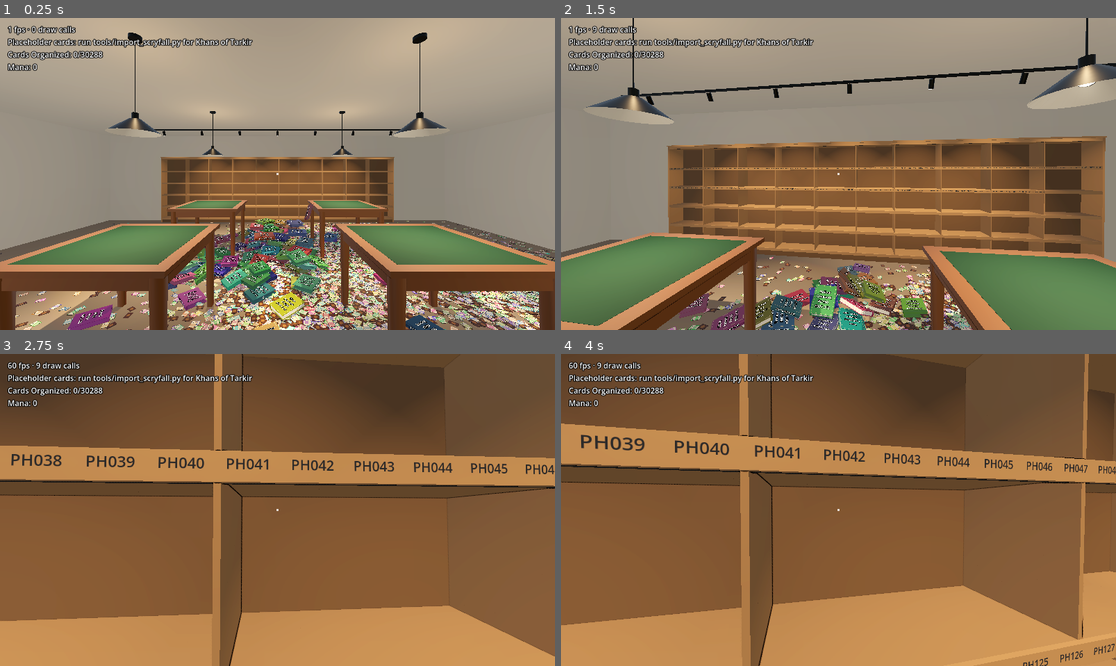
Above: before the commit, frames 1-4 (two rows, left to right).
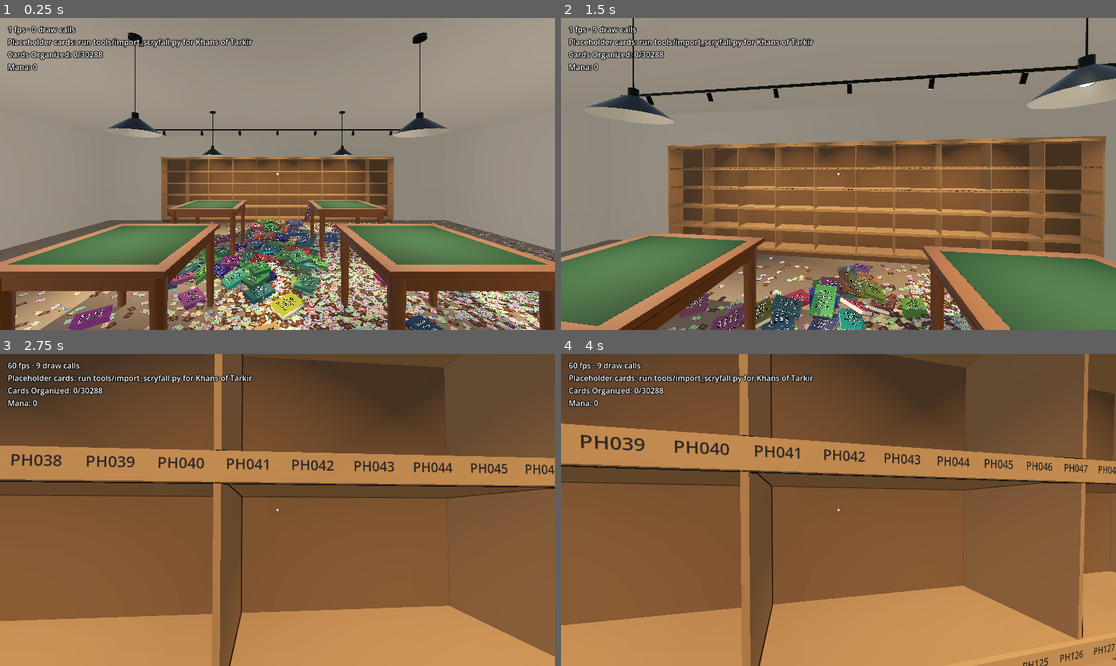
Above: after the commit, the same moments.

Repository: brian-kujawski/cracknstack
Game: Godot game, scene res://scenes/main.tscn
Same seed, same stepped clock (60 frames per second), same inputs: the game is played once before the commit and once after it.
Inputs (mouse positions are in pixels of both pictures, inside the frame that each line leads up to):
- Up to frame 1 (0.25 s): no input
- Up to frame 2 (1.5 s): tap Enter at 0.5 s; move the mouse to (866, 174) at 0.52 s; hold W (move_forward) from 0.53 s (still down); tap Ctrl (crouch) at 0.6 s; click (866, 174) at 0.67 s; move the mouse to (810, 174) at 1.27 s; tap Mouse wheel down (flip_next) at 1.35 s
- Up to frame 3 (2.75 s): keep holding W (move_forward); move the mouse to (288, 503) at 2.02 s; tap Mouse wheel up (flip_previous) at 2.1 s
- Up to frame 4 (4 s): keep holding W (move_forward); tap Space at 2.75 s; move the mouse to (832, 516) at 2.77 s; tap F (inspect) at 2.85 s; click (832, 516) at 2.92 s; tap Enter at 3.5 s; move the mouse to (877, 513) at 3.52 s; tap E (interact) at 3.6 s

The runs differ from the first frame. In frame 1, 14% of the frame differs, in the area x 7-93%, y 0-44%; in frame 2, 2.4%; in frame 3, less than 0.1%; in frame 4, less than 0.1%.

Commit message:
Drop the pendants' unshadowed uplight
It sat above each shade and lit a bright patch on the ceiling that a
closed enamel shade couldn't really throw. The downlights alone light
the room.

Co-Authored-By: Claude Opus 5.5 (1M context) <noreply@anthropic.com>
Claude-Session: https://claude.ai/code/session_01VSWcKbtZt9F9DpbVEcjKxB

Diff:
--- a/scripts/store/store_builder.gd
+++ b/scripts/store/store_builder.gd
@@ -300,13 +300,6 @@
 		light.shadow_enabled = true
 		light.shadow_blur = 2.0
 		add_child(light)
-		# A little light up and out, so the ceiling and walls aren't black.
-		var glow := OmniLight3D.new()
-		glow.position = Vector3(at.x, PENDANT_HEIGHT + 0.3, at.z)
-		glow.light_color = FIXTURE_LIGHT
-		glow.light_energy = 0.15
-		glow.omni_range = 4.0
-		add_child(glow)
 
 
 ## A ceiling track along the shelf with spotlights angled at its face, so
